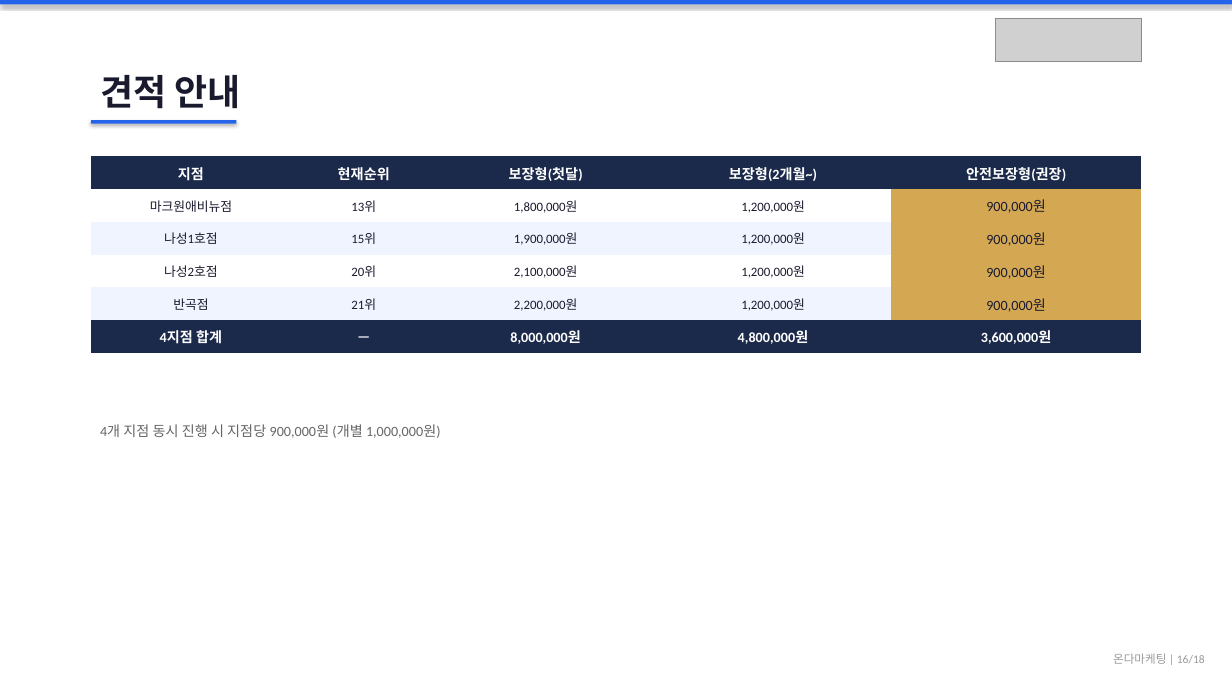
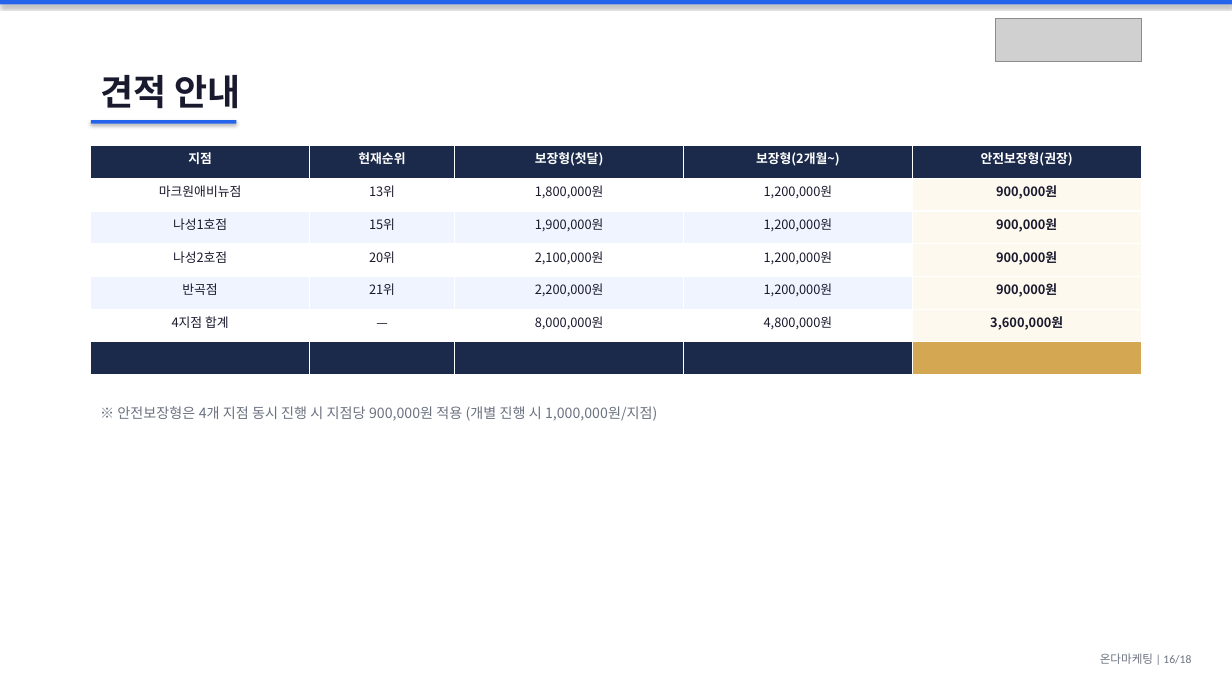
Before and after one commit to didai64595021-ui/onda-hompage, a slide deck: slide 16 of 마드모아젤헤어_제안서.pptx. Drawn at 1232x693 pixels with LibreOffice and Linux fonts; fonts in the diff are those of the drawing; grey boxes stand for pictures. Boxes give left, top, right and bottom in pixels: in the first picture for what was removed or moved away, otherwise in the second. Text is boxed around its words. In the diff, an @@ line names an element or a change of style, - is before the commit and + after.

```diff
--- a/마드모아젤헤어_제안서.pptx
+++ b/마드모아젤헤어_제안서.pptx
@@ table at box(91, 145, 1141, 374) @@
+row 7:  |  |  |  | 
@@ table: place and size @@
-table at box(91, 156, 1141, 353)
+table at box(91, 145, 1141, 374)
@@ text at box(117, 406, 657, 421): text changed; font Calibri to Noto Sans CJK KR; text colour #666666 to #6B7280 @@
-4개 지점 동시 진행 시 지점당 900,000원 (개별 1,000,000원)
+※ 안전보장형은 4개 지점 동시 진행 시 지점당 900,000원 적용 (개별 진행 시 1,000,000원/지점)
@@ text "온다마케팅 | 16/18" at box(1100, 653, 1191, 664): text colour #999999 to #6B7280 @@
```
Also in this commit, not shown: 17 other slides changed, 1 other file.
